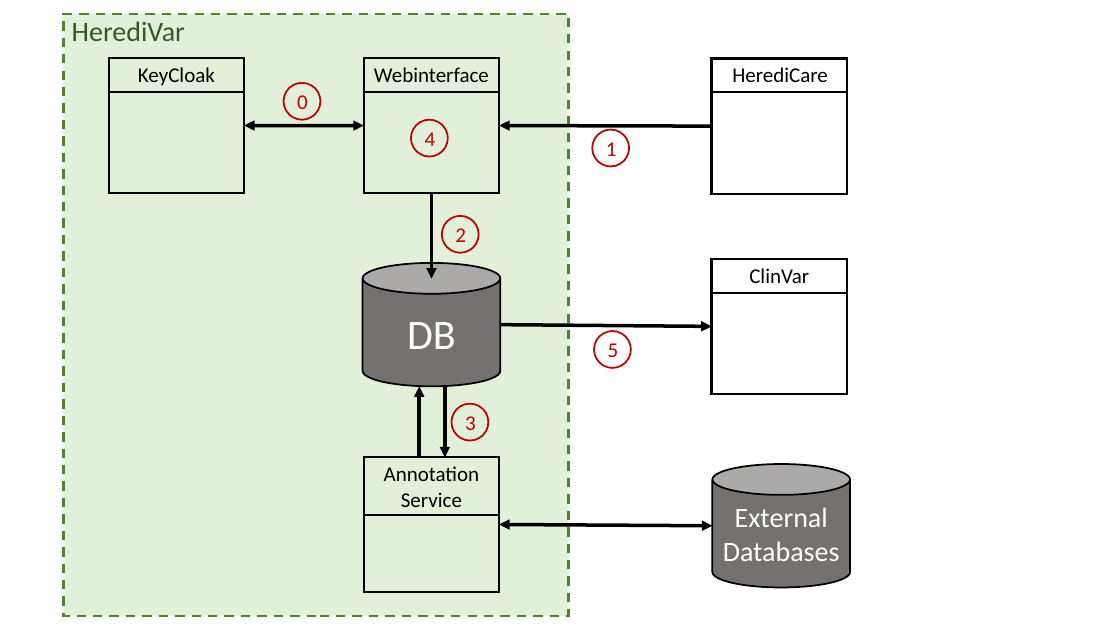
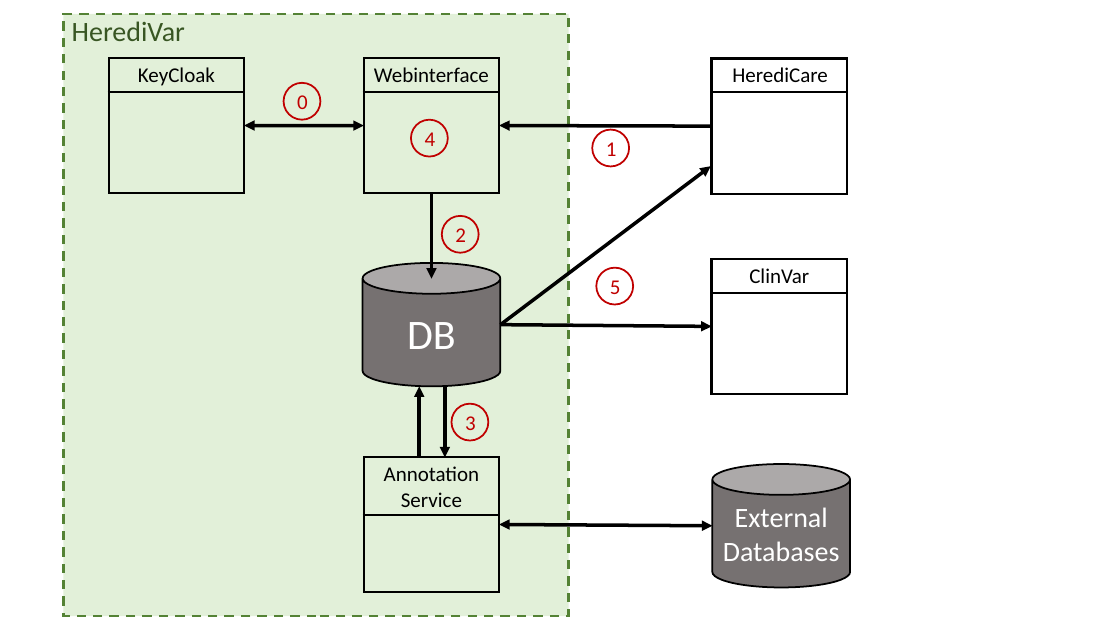
Before and after one commit to GC-HBOC/HerediVar, a slide deck: slide 2 of doc/presentations/02_03_22_project_sketch.pptx. Drawn at 1120x630 pixels with LibreOffice and Linux fonts; fonts in the diff are those of the drawing. Boxes give left, top, right and bottom in pixels: in the first picture for what was removed or moved away, otherwise in the second. Text is boxed around its words. In the diff, an @@ line names an element or a change of style, - is before the commit and + after.

```diff
--- a/doc/presentations/02_03_22_project_sketch.pptx
+++ b/doc/presentations/02_03_22_project_sketch.pptx
@@ arrow added from (501, 325) to (711, 166), #000000 3 pt @@
@@ ellipse "5": place and size @@
-ellipse "5" at box(594, 331, 631, 368)
+ellipse "5" at box(597, 268, 634, 305)
```
Also in this commit, not shown: 2 other slides changed, 4 slides added, 1 slide removed, 1 other file.
